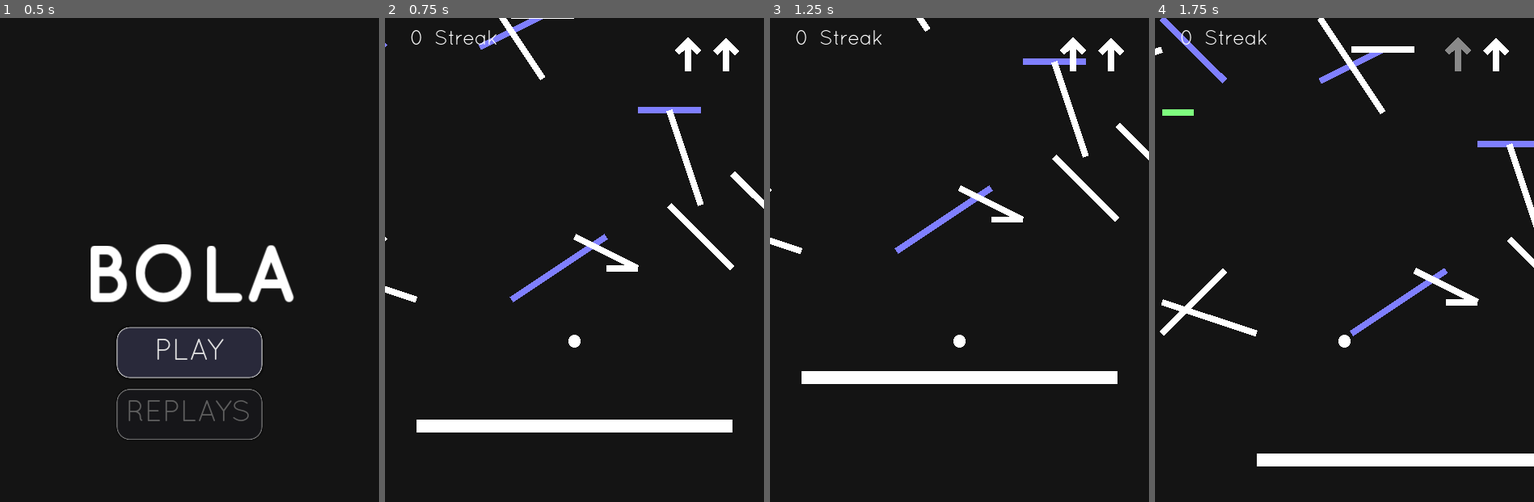
Above: before the commit, frames 1-4 (left to right).
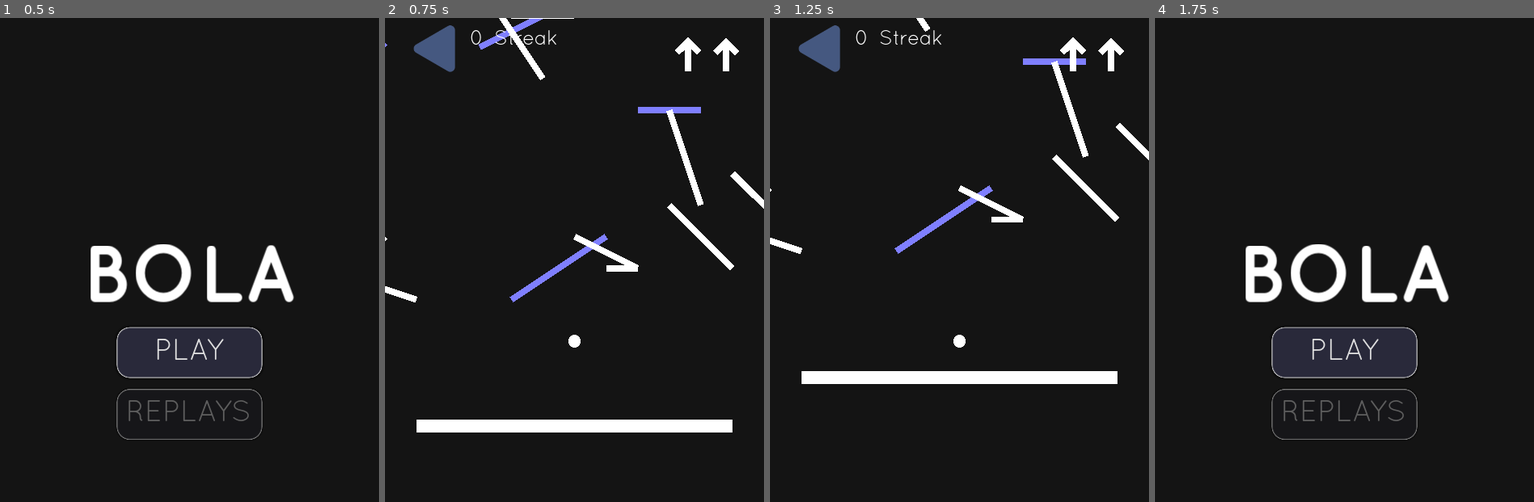
Above: after the commit, the same moments.

Repository: manglemix/Bola
Game: Godot game, scene res://levels/main_menu.tscn
Same seed, same stepped clock (60 frames per second), same inputs: the game is played once before the commit and once after it.
Inputs (mouse positions are in pixels of both pictures, inside the frame that each line leads up to):
- Up to frame 1 (0.5 s): no input
- Up to frame 2 (0.75 s): click "PLAY" at 0.5 s
- Up to frame 3 (1.25 s): no input
- Up to frame 4 (1.75 s): click (1204, 47) at 1.27 s

Frame 1 is identical in both runs. In frame 2, 0.9% of the frame differs, in the area x 6-46%, y 1-12%; in frame 3, 0.9%; in frame 4, 13%, in the area x 0-100%, y 0-93%.

Commit message:
re added back button

Diff:
--- a/autoloads/game_state.gd
+++ b/autoloads/game_state.gd
@@ -47,6 +47,7 @@
 	win_streak += 1
 	var current_time := OS.get_system_time_secs()
 	_start_time = current_time
+	# warning-ignore:return_value_discarded
 	Replays.save_replay()
 	yield(get_tree(), "idle_frame")
 	Replays.reset()
--- a/autoloads/replays.gd
+++ b/autoloads/replays.gd
@@ -74,13 +74,12 @@
 	thumbnail = img.save_png_to_buffer()
 
 
-func load_replay(replay: Replay) -> bool:
+func load_replay(replay: Replay):
 	GameState.current_seed = replay.level_seed
 	logs = replay.logs
 	GameState.tmp_seed = true
 	# warning-ignore:return_value_discarded
 	get_tree().change_scene("res://levels/replay.tscn")
-	return true
 
 
 func save_replay() -> bool:
--- a/levels/main.tscn
+++ b/levels/main.tscn
@@ -1,10 +1,11 @@
-[gd_scene load_steps=12 format=2]
+[gd_scene load_steps=13 format=2]
 
 [ext_resource path="res://barriers/barrier.gd" type="Script" id=1]
 [ext_resource path="res://agents/player.tscn" type="PackedScene" id=2]
 [ext_resource path="res://Quicksand_Book.otf" type="DynamicFontData" id=3]
 [ext_resource path="res://levels/portal.tscn" type="PackedScene" id=4]
 [ext_resource path="res://ui/jump_icon.tscn" type="PackedScene" id=5]
+[ext_resource path="res://ui/back_button.tscn" type="PackedScene" id=6]
 
 [sub_resource type="GDScript" id=2]
 script/source = "extends RandomBarrierGrid
@@ -113,38 +114,52 @@
 
 [node name="VBoxContainer" type="HBoxContainer" parent="CanvasLayer"]
 anchor_right = 1.0
-margin_left = 40.0
+margin_left = 30.0
 margin_top = 20.0
 margin_right = -20.0
 
 [node name="HBoxContainer2" type="HBoxContainer" parent="CanvasLayer/VBoxContainer"]
-margin_right = 138.0
+margin_right = 242.0
 margin_bottom = 30.0
 
+[node name="Control" type="Control" parent="CanvasLayer/VBoxContainer/HBoxContainer2"]
+margin_right = 100.0
+margin_bottom = 30.0
+rect_min_size = Vector2( 100, 0 )
+
+[node name="BackButton" parent="CanvasLayer/VBoxContainer/HBoxContainer2/Control" instance=ExtResource( 6 )]
+margin_left = 86.0
+margin_top = 66.0
+margin_right = 186.0
+margin_bottom = 166.0
+rect_rotation = 180.0
+rect_scale = Vector2( 0.75, 0.75 )
+
 [node name="Label" type="Label" parent="CanvasLayer/VBoxContainer/HBoxContainer2"]
-margin_right = 23.0
+margin_left = 104.0
+margin_right = 127.0
 margin_bottom = 30.0
 theme = SubResource( 5 )
 text = "0"
 script = SubResource( 3 )
 
 [node name="Label2" type="Label" parent="CanvasLayer/VBoxContainer/HBoxContainer2"]
-margin_left = 27.0
-margin_right = 138.0
+margin_left = 131.0
+margin_right = 242.0
 margin_bottom = 30.0
 theme = SubResource( 5 )
 text = " Streak"
 
 [node name="HBoxContainer" type="HBoxContainer" parent="CanvasLayer/VBoxContainer"]
-margin_left = 142.0
-margin_right = 540.0
+margin_left = 246.0
+margin_right = 550.0
 margin_bottom = 30.0
 size_flags_horizontal = 3
 alignment = 2
 
 [node name="Control" type="Control" parent="CanvasLayer/VBoxContainer/HBoxContainer"]
-margin_left = 398.0
-margin_right = 398.0
+margin_left = 304.0
+margin_right = 304.0
 margin_bottom = 30.0
 
 [node name="JumpIcon" parent="CanvasLayer/VBoxContainer/HBoxContainer/Control" instance=ExtResource( 5 )]
@@ -155,3 +170,4 @@
 
 [connection signal="jumping" from="Player" to="Player" method="_on_jumping"]
 [connection signal="landed" from="Player" to="Player" method="_on_landed"]
+[connection signal="tree_exited" from="CanvasLayer/VBoxContainer/HBoxContainer2/Control/BackButton" to="CanvasLayer/VBoxContainer/HBoxContainer2/Control" method="queue_free"]
--- a/ui/back_button.tscn
+++ b/ui/back_button.tscn
@@ -4,11 +4,6 @@
 
 [sub_resource type="GDScript" id=1]
 script/source = "extends TextureButton
-
-
-func _ready():
-	if OS.has_feature(\"Android\") or not OS.has_feature(\"mobile\"):
-		queue_free()
 
 
 func _on_TextureButton_pressed():
